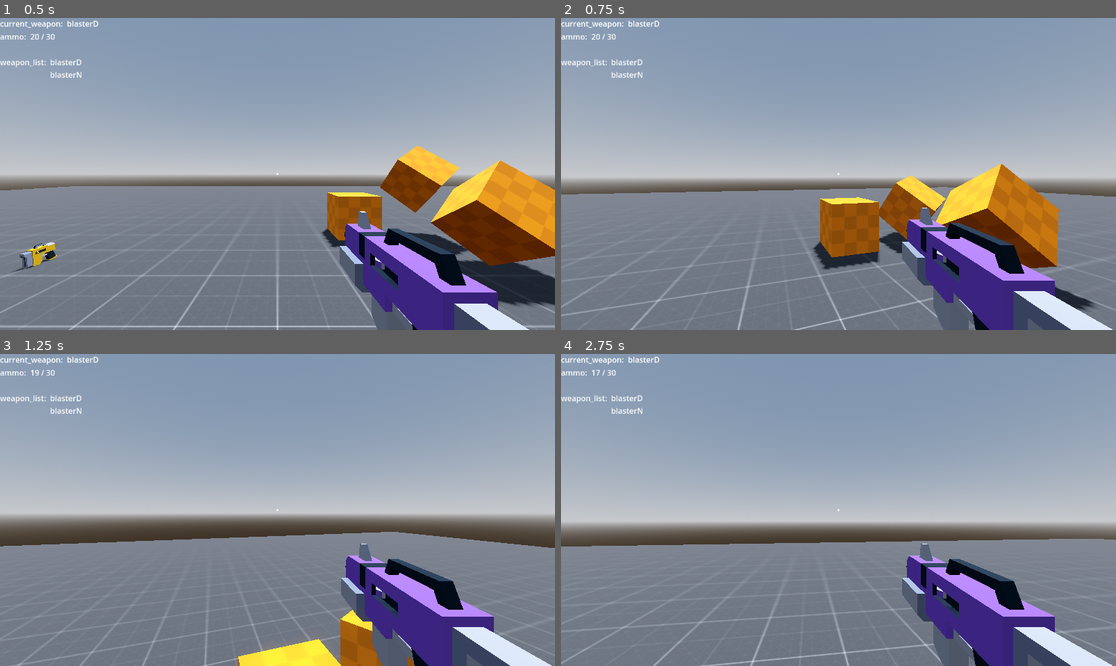
Above: before the commit, frames 1-4 (two rows, left to right).
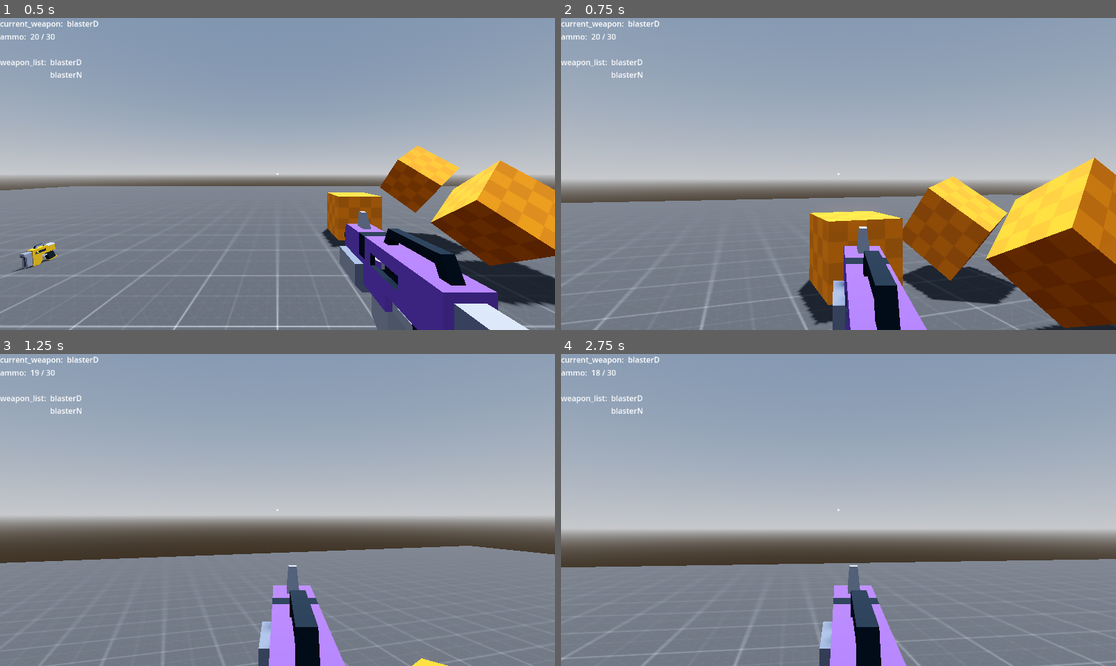
Above: after the commit, the same moments.

Repository: chicco4/FPS
Game: Godot game, scene res://scenes/world.tscn
Same seed, same stepped clock (60 frames per second), same inputs: the game is played once before the commit and once after it.
Inputs (mouse positions are in pixels of both pictures, inside the frame that each line leads up to):
- Up to frame 1 (0.5 s): no input
- Up to frame 2 (0.75 s): move the mouse to (866, 174) at 0.52 s; hold W (forward) from 0.53 s (still down); hold Right mouse button (aim) from 0.53 s (still down)
- Up to frame 3 (1.25 s): keep holding W (forward); keep holding Right mouse button (aim); tap Space (jump) at 0.77 s; click (305, 510) at 0.8 s
- Up to frame 4 (2.75 s): keep holding W (forward); move the mouse to (810, 510) at 1.27 s; release Right mouse button (aim) at 1.28 s; click (810, 510) at 1.35 s; tap Space (jump) at 1.52 s; right-click (810, 510) at 1.55 s; move the mouse to (849, 503) at 2.02 s; hold Right mouse button (aim) from 2.03 s (still down); click (849, 503) at 2.3 s

Frame 1 is identical in both runs. In frame 2, 29% of the frame differs, in the area x 0-100%, y 44-100%; in frame 3, 22%; in frame 4, 24%.

Commit message:
aiming working form D and N

Diff:
--- a/resources/blasterD.tres
+++ b/resources/blasterD.tres
@@ -10,6 +10,9 @@
 shoot_anim = "blasterD_shoot"
 reload_anim = "blasterD_reload"
 OOA_anim = "blasterD_OOA"
+aim_anim = "blasterD_aim"
+deaim_anim = "blasterD_deaim"
+aimshoot_anim = "blasterD_aimshoot"
 current_ammo = 20
 reserve_ammo = 20
 magazine_ammo = 30
--- a/resources/blasterI.tres
+++ b/resources/blasterI.tres
@@ -10,6 +10,7 @@
 shoot_anim = "blasterI_shoot"
 reload_anim = "blasterI_reload"
 OOA_anim = "blasterI_OOA"
+aim_anim = "blasterI_aim"
 current_ammo = 4
 reserve_ammo = 4
 magazine_ammo = 8
--- a/resources/blasterK.tres
+++ b/resources/blasterK.tres
@@ -11,6 +11,7 @@
 shoot_anim = "blasterK_shoot"
 reload_anim = "blasterK_reload"
 OOA_anim = "blasterK_OOA"
+aim_anim = "blasterK_aim"
 current_ammo = 6
 reserve_ammo = 6
 magazine_ammo = 12
--- a/resources/blasterN.tres
+++ b/resources/blasterN.tres
@@ -11,6 +11,9 @@
 shoot_anim = "blasterN_shoot"
 reload_anim = "blasterN_reload"
 OOA_anim = "blasterN_OOA"
+aim_anim = "blasterN_aim"
+deaim_anim = "blasterN_deaim"
+aimshoot_anim = "blasterN_aimshoot"
 current_ammo = 10
 reserve_ammo = 10
 magazine_ammo = 10
--- a/scenes/player.tscn
+++ b/scenes/player.tscn
@@ -172,6 +172,18 @@
 "update": 0,
 "values": [Vector3(0, 0, 0)]
 }
+tracks/13/type = "value"
+tracks/13/imported = false
+tracks/13/enabled = true
+tracks/13/path = NodePath("../..:fov")
+tracks/13/interp = 1
+tracks/13/loop_wrap = true
+tracks/13/keys = {
+"times": PackedFloat32Array(0),
+"transitions": PackedFloat32Array(1),
+"update": 0,
+"values": [75.0]
+}
 
 [sub_resource type="Animation" id="Animation_4mk06"]
 resource_name = "blasterD OOA"
@@ -253,6 +265,122 @@
 "values": [false, true]
 }
 
+[sub_resource type="Animation" id="Animation_o4xhv"]
+resource_name = "blasterD_aim"
+length = 0.2
+tracks/0/type = "value"
+tracks/0/imported = false
+tracks/0/enabled = true
+tracks/0/path = NodePath("blasterD:position")
+tracks/0/interp = 1
+tracks/0/loop_wrap = true
+tracks/0/keys = {
+"times": PackedFloat32Array(0, 0.2),
+"transitions": PackedFloat32Array(1, 1),
+"update": 0,
+"values": [Vector3(-0.364118, -0.318565, 0.56917), Vector3(-0.038565, -0.318565, 0.56917)]
+}
+tracks/1/type = "value"
+tracks/1/imported = false
+tracks/1/enabled = true
+tracks/1/path = NodePath("blasterD:rotation")
+tracks/1/interp = 1
+tracks/1/loop_wrap = true
+tracks/1/keys = {
+"times": PackedFloat32Array(0, 0.2),
+"transitions": PackedFloat32Array(1, 1),
+"update": 0,
+"values": [Vector3(0, 0, 0), Vector3(0, 0, 0)]
+}
+tracks/2/type = "value"
+tracks/2/imported = false
+tracks/2/enabled = true
+tracks/2/path = NodePath("blasterD:visible")
+tracks/2/interp = 1
+tracks/2/loop_wrap = true
+tracks/2/keys = {
+"times": PackedFloat32Array(0),
+"transitions": PackedFloat32Array(1),
+"update": 1,
+"values": [true]
+}
+tracks/3/type = "value"
+tracks/3/imported = false
+tracks/3/enabled = true
+tracks/3/path = NodePath("../..:fov")
+tracks/3/interp = 1
+tracks/3/loop_wrap = true
+tracks/3/keys = {
+"times": PackedFloat32Array(0, 0.2),
+"transitions": PackedFloat32Array(1, 1),
+"update": 0,
+"values": [75.0, 50.0]
+}
+tracks/4/type = "value"
+tracks/4/imported = false
+tracks/4/enabled = true
+tracks/4/path = NodePath("BulletPoint:position")
+tracks/4/interp = 1
+tracks/4/loop_wrap = true
+tracks/4/keys = {
+"times": PackedFloat32Array(0.2),
+"transitions": PackedFloat32Array(1),
+"update": 0,
+"values": [Vector3(-0.042098, -0.273851, 1.05902)]
+}
+
+[sub_resource type="Animation" id="Animation_sepe3"]
+resource_name = "blasterD_aimshoot"
+length = 0.1
+tracks/0/type = "value"
+tracks/0/imported = false
+tracks/0/enabled = true
+tracks/0/path = NodePath("blasterD:position")
+tracks/0/interp = 1
+tracks/0/loop_wrap = true
+tracks/0/keys = {
+"times": PackedFloat32Array(0, 0.025, 0.1),
+"transitions": PackedFloat32Array(1, 1, 1),
+"update": 0,
+"values": [Vector3(-0.038565, -0.318565, 0.56917), Vector3(-0.038565, -0.318565, 0.486158), Vector3(-0.038565, -0.318565, 0.56917)]
+}
+tracks/1/type = "value"
+tracks/1/imported = false
+tracks/1/enabled = true
+tracks/1/path = NodePath("blasterD:rotation")
+tracks/1/interp = 1
+tracks/1/loop_wrap = true
+tracks/1/keys = {
+"times": PackedFloat32Array(0, 0.05, 0.1),
+"transitions": PackedFloat32Array(1, 1, 1),
+"update": 0,
+"values": [Vector3(0, 0, 0), Vector3(-0.349066, 0, 0), Vector3(0, 0, 0)]
+}
+tracks/2/type = "value"
+tracks/2/imported = false
+tracks/2/enabled = true
+tracks/2/path = NodePath("blasterD:visible")
+tracks/2/interp = 1
+tracks/2/loop_wrap = true
+tracks/2/keys = {
+"times": PackedFloat32Array(0, 0.1),
+"transitions": PackedFloat32Array(1, 1),
+"update": 1,
+"values": [true, true]
+}
+tracks/3/type = "value"
+tracks/3/imported = false
+tracks/3/enabled = true
+tracks/3/path = NodePath("../..:fov")
+tracks/3/interp = 1
+tracks/3/loop_wrap = true
+tracks/3/keys = {
+"times": PackedFloat32Array(0, 0.1),
+"transitions": PackedFloat32Array(1, 1),
+"update": 0,
+"values": [50.0, 50.0]
+}
+
 [sub_resource type="Animation" id="Animation_bcl16"]
 resource_name = "blasterD deactivate"
 length = 0.5
@@ -293,6 +421,70 @@
 "values": [true, false]
 }
 
+[sub_resource type="Animation" id="Animation_qohot"]
+resource_name = "blasterD_deaim"
+length = 0.2
+tracks/0/type = "value"
+tracks/0/imported = false
+tracks/0/enabled = true
+tracks/0/path = NodePath("blasterD:position")
+tracks/0/interp = 1
+tracks/0/loop_wrap = true
+tracks/0/keys = {
+"times": PackedFloat32Array(0, 0.2),
+"transitions": PackedFloat32Array(1, 1),
+"update": 0,
+"values": [Vector3(-0.038565, -0.318565, 0.56917), Vector3(-0.364, -0.319, 0.569)]
+}
+tracks/1/type = "value"
+tracks/1/imported = false
+tracks/1/enabled = true
+tracks/1/path = NodePath("blasterD:rotation")
+tracks/1/interp = 1
+tracks/1/loop_wrap = true
+tracks/1/keys = {
+"times": PackedFloat32Array(0, 0.2),
+"transitions": PackedFloat32Array(1, 1),
+"update": 0,
+"values": [Vector3(0, 0, 0), Vector3(0, 0, 0)]
+}
+tracks/2/type = "value"
+tracks/2/imported = false
+tracks/2/enabled = true
+tracks/2/path = NodePath("blasterD:visible")
+tracks/2/interp = 1
+tracks/2/loop_wrap = true
+tracks/2/keys = {
+"times": PackedFloat32Array(0, 0.2),
+"transitions": PackedFloat32Array(1, 1),
+"update": 1,
+"values": [true, true]
+}
+tracks/3/type = "value"
+tracks/3/imported = false
+tracks/3/enabled = true
+tracks/3/path = NodePath("../..:fov")
+tracks/3/interp = 1
+tracks/3/loop_wrap = true
+tracks/3/keys = {
+"times": PackedFloat32Array(0, 0.2),
+"transitions": PackedFloat32Array(1, 1),
+"update": 0,
+"values": [50.0, 75.0]
+}
+tracks/4/type = "value"
+tracks/4/imported = false
+tracks/4/enabled = true
+tracks/4/path = NodePath("BulletPoint:position")
+tracks/4/interp = 1
+tracks/4/loop_wrap = true
+tracks/4/keys = {
+"times": PackedFloat32Array(0.2),
+"transitions": PackedFloat32Array(1),
+"update": 0,
+"values": [Vector3(-0.362091, -0.276267, 1.09244)]
+}
+
 [sub_resource type="Animation" id="Animation_lq7tq"]
 resource_name = "blasterD reload"
 length = 0.5
@@ -452,6 +644,10 @@
 "update": 1,
 "values": [false, true]
 }
+
+[sub_resource type="Animation" id="Animation_bdw8q"]
+resource_name = "blasterI_aim"
+length = 0.3
 
 [sub_resource type="Animation" id="Animation_sa1ky"]
 resource_name = "blasterI deactivate"
@@ -665,6 +861,10 @@
 "values": [Vector3(0, 0, 0), Vector3(-0.407214, -0.277661, 0.768459)]
 }
 
+[sub_resource type="Animation" id="Animation_05osl"]
+resource_name = "blasterK_aim"
+length = 0.2
+
 [sub_resource type="Animation" id="Animation_vfkah"]
 resource_name = "blasterK deactivate"
 length = 0.3
@@ -916,6 +1116,30 @@
 "update": 1,
 "values": [true, true]
 }
+tracks/3/type = "value"
+tracks/3/imported = false
+tracks/3/enabled = true
+tracks/3/path = NodePath("../..:fov")
+tracks/3/interp = 1
+tracks/3/loop_wrap = true
+tracks/3/keys = {
+"times": PackedFloat32Array(0, 0.2),
+"transitions": PackedFloat32Array(1, 1),
+"update": 0,
+"values": [75.0, 50.0]
+}
+tracks/4/type = "value"
+tracks/4/imported = false
+tracks/4/enabled = true
+tracks/4/path = NodePath("BulletPoint:position")
+tracks/4/interp = 1
+tracks/4/loop_wrap = true
+tracks/4/keys = {
+"times": PackedFloat32Array(0.2),
+"transitions": PackedFloat32Array(1),
+"update": 0,
+"values": [Vector3(-0.0402547, -0.209344, 0.911573)]
+}
 
 [sub_resource type="Animation" id="Animation_03g58"]
 resource_name = "blasterN deactivate"
@@ -1035,6 +1259,122 @@
 "transitions": PackedFloat32Array(1, 1),
 "update": 1,
 "values": [true, true]
+}
+
+[sub_resource type="Animation" id="Animation_lng10"]
+resource_name = "blasterN_deaim"
+length = 0.2
+tracks/0/type = "value"
+tracks/0/imported = false
+tracks/0/enabled = true
+tracks/0/path = NodePath("blasterN:position")
+tracks/0/interp = 1
+tracks/0/loop_wrap = true
+tracks/0/keys = {
+"times": PackedFloat32Array(0, 0.2),
+"transitions": PackedFloat32Array(1, 1),
+"update": 0,
+"values": [Vector3(-0.0403281, -0.292807, 0.504247), Vector3(-0.321, -0.293, 0.504)]
+}
+tracks/1/type = "value"
+tracks/1/imported = false
+tracks/1/enabled = true
+tracks/1/path = NodePath("blasterN:rotation")
+tracks/1/interp = 1
+tracks/1/loop_wrap = true
+tracks/1/keys = {
+"times": PackedFloat32Array(0, 0.2),
+"transitions": PackedFloat32Array(1, 1),
+"update": 0,
+"values": [Vector3(0, 0, 0), Vector3(0, 0, 0)]
+}
+tracks/2/type = "value"
+tracks/2/imported = false
+tracks/2/enabled = true
+tracks/2/path = NodePath("blasterN:visible")
+tracks/2/interp = 1
+tracks/2/loop_wrap = true
+tracks/2/keys = {
+"times": PackedFloat32Array(0, 0.2),
+"transitions": PackedFloat32Array(1, 1),
+"update": 1,
+"values": [true, true]
+}
+tracks/3/type = "value"
+tracks/3/imported = false
+tracks/3/enabled = true
+tracks/3/path = NodePath("../..:fov")
+tracks/3/interp = 1
+tracks/3/loop_wrap = true
+tracks/3/keys = {
+"times": PackedFloat32Array(0, 0.2),
+"transitions": PackedFloat32Array(1, 1),
+"update": 0,
+"values": [50.0, 75.0]
+}
+tracks/4/type = "value"
+tracks/4/imported = false
+tracks/4/enabled = true
+tracks/4/path = NodePath("BulletPoint:position")
+tracks/4/interp = 1
+tracks/4/loop_wrap = true
+tracks/4/keys = {
+"times": PackedFloat32Array(0.2),
+"transitions": PackedFloat32Array(1),
+"update": 0,
+"values": [Vector3(-0.326279, -0.218846, 0.839573)]
+}
+
+[sub_resource type="Animation" id="Animation_x5iyw"]
+resource_name = "blasterN_aimshoot"
+length = 0.2
+tracks/0/type = "value"
+tracks/0/imported = false
+tracks/0/enabled = true
+tracks/0/path = NodePath("blasterN:position")
+tracks/0/interp = 1
+tracks/0/loop_wrap = true
+tracks/0/keys = {
+"times": PackedFloat32Array(0, 0.05, 0.2),
+"transitions": PackedFloat32Array(1, 1, 1),
+"update": 0,
+"values": [Vector3(-0.0403281, -0.292807, 0.504247), Vector3(-0.0403281, -0.292807, 0.397735), Vector3(-0.0403281, -0.292807, 0.504247)]
+}
+tracks/1/type = "value"
+tracks/1/imported = false
+tracks/1/enabled = true
+tracks/1/path = NodePath("blasterN:rotation")
+tracks/1/interp = 1
+tracks/1/loop_wrap = true
+tracks/1/keys = {
+"times": PackedFloat32Array(0, 0.1, 0.2),
+"transitions": PackedFloat32Array(1, 1, 1),
+"update": 0,
+"values": [Vector3(0, 0, 0), Vector3(-0.349066, 0, 0), Vector3(0, 0, 0)]
+}
+tracks/2/type = "value"
+tracks/2/imported = false
+tracks/2/enabled = true
+tracks/2/path = NodePath("blasterN:visible")
+tracks/2/interp = 1
+tracks/2/loop_wrap = true
+tracks/2/keys = {
+"times": PackedFloat32Array(0, 0.2),
+"transitions": PackedFloat32Array(1, 1),
+"update": 1,
+"values": [true, true]
+}
+tracks/3/type = "value"
+tracks/3/imported = false
+tracks/3/enabled = true
+tracks/3/path = NodePath("../..:fov")
+tracks/3/interp = 1
+tracks/3/loop_wrap = true
+tracks/3/keys = {
+"times": PackedFloat32Array(0, 0.2),
+"transitions": PackedFloat32Array(1, 1),
+"update": 0,
+"values": [50.0, 50.0]
 }
 
 [sub_resource type="AnimationLibrary" id="AnimationLibrary_a1t3h"]
@@ -1042,23 +1382,30 @@
 "RESET": SubResource("Animation_b6ewp"),
 "blasterD_OOA": SubResource("Animation_4mk06"),
 "blasterD_activate": SubResource("Animation_yefdg"),
+"blasterD_aim": SubResource("Animation_o4xhv"),
+"blasterD_aimshoot": SubResource("Animation_sepe3"),
 "blasterD_deactivate": SubResource("Animation_bcl16"),
+"blasterD_deaim": SubResource("Animation_qohot"),
 "blasterD_reload": SubResource("Animation_lq7tq"),
 "blasterD_shoot": SubResource("Animation_s74hu"),
 "blasterI_OOA": SubResource("Animation_gbc1r"),
 "blasterI_activate": SubResource("Animation_p66gr"),
+"blasterI_aim": SubResource("Animation_bdw8q"),
 "blasterI_deactivate": SubResource("Animation_sa1ky"),
 "blasterI_reload": SubResource("Animation_1wmxj"),
 "blasterI_shoot": SubResource("Animation_8kwla"),
 "blasterK_OOA": SubResource("Animation_1q3xy"),
 "blasterK_activate": SubResource("Animation_6b2uv"),
+"blasterK_aim": SubResource("Animation_05osl"),
 "blasterK_deactivate": SubResource("Animation_vfkah"),
 "blasterK_reload": SubResource("Animation_jblu3"),
 "blasterK_shoot": SubResource("Animation_k5n81"),
 "blasterN_OOA": SubResource("Animation_vhwfv"),
 "blasterN_activate": SubResource("Animation_wcdef"),
 "blasterN_aim": SubResource("Animation_uivh3"),
+"blasterN_aimshoot": SubResource("Animation_x5iyw"),
 "blasterN_deactivate": SubResource("Animation_03g58"),
+"blasterN_deaim": SubResource("Animation_lng10"),
 "blasterN_reload": SubResource("Animation_nkoy7"),
 "blasterN_shoot": SubResource("Animation_73nj8")
 }
--- a/scripts/WeaponManager.gd
+++ b/scripts/WeaponManager.gd
@@ -16,6 +16,8 @@
 
 var bullet_debug = preload("res://scenes/bullet_debug.tscn")
 var collision_exclusion = []
+
+var is_aiming = false
 
 func _ready():
 	current_weapon = weapon_list[weapon_index]
@@ -29,6 +31,8 @@
 		shoot()
 
 	if event.is_action_pressed("reload"):
+		if is_aiming == true:
+			deaim()
 		reload()
 
 	if event.is_action_pressed("weapon_right"):
@@ -44,8 +48,16 @@
 	if event.is_action_pressed("weapon_drop"):
 		drop()
 
+	if event.is_action_pressed("aim"):
+		aim()
+		is_aiming = true
+
+	if event.is_action_released("aim"):
+		deaim()
+		is_aiming = false
+
 func _on_animation_player_animation_finished(anim_name):
-	if anim_name == current_weapon.shoot_anim and current_weapon.auto_fire == true:
+	if (anim_name == current_weapon.shoot_anim or anim_name == current_weapon.aimshoot_anim) and current_weapon.auto_fire == true:
 		if Input.is_action_pressed("shoot"):
 			shoot()
 
@@ -69,7 +81,11 @@
 			current_weapon.current_ammo = current_weapon.current_ammo - 1
 
 			emit_signal("update_ammo", current_weapon.current_ammo, current_weapon.magazine_ammo)
-			animation_player.play(current_weapon.shoot_anim)
+
+			if is_aiming:
+				animation_player.play(current_weapon.aimshoot_anim)
+			else:
+				animation_player.play(current_weapon.shoot_anim)
 
 			var camera_collision = get_camera_collision()
 			match current_weapon.type:
@@ -182,3 +198,9 @@
 		weapon_index = 0
 		emit_signal("update_weapon_list", weapon_list)
 		change_weapon()
+
+func aim():
+	animation_player.queue(current_weapon.aim_anim)
+
+func deaim():
+	animation_player.queue(current_weapon.deaim_anim)
--- a/scripts/weapon_resource.gd
+++ b/scripts/weapon_resource.gd
@@ -8,6 +8,10 @@
 @export var shoot_anim: String
 @export var reload_anim: String
 @export var OOA_anim: String
+
+@export var aim_anim: String
+@export var deaim_anim: String
+@export var aimshoot_anim: String
 
 @export var current_ammo: int
 @export var reserve_ammo: int
Not shown: 1 places in scenes/player.tscn that only renumber resources
Not shown, changed: README.md
